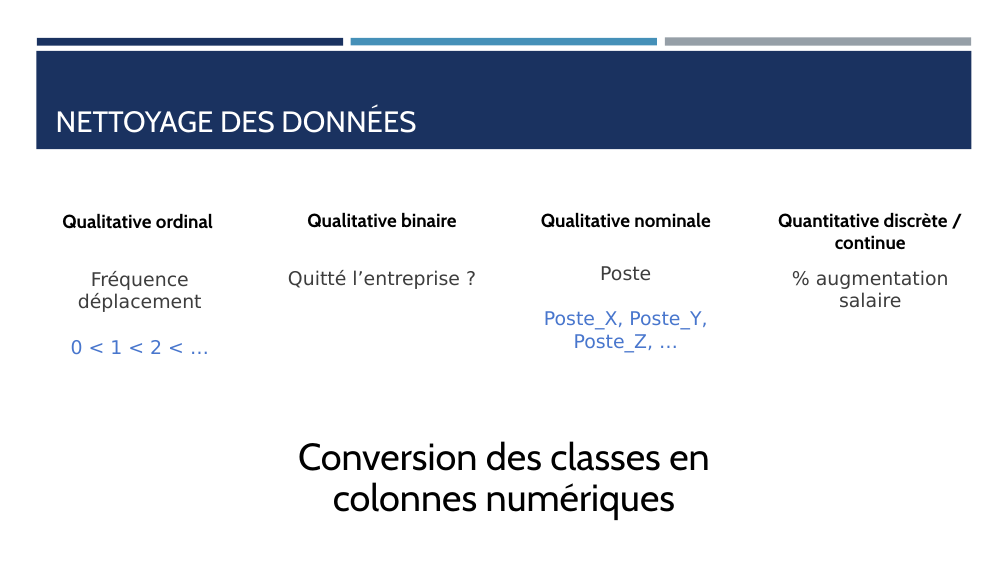
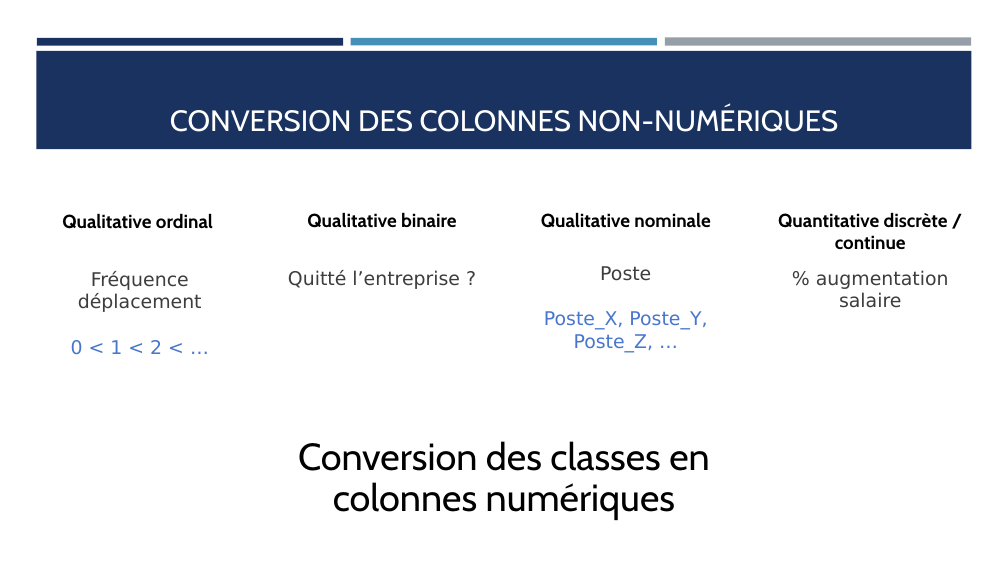
Before and after one commit to Ace4teaM/OCR-NovaTech, a slide deck: slide 13 of Presentation.pptx (slide 7 before the commit). Drawn at 1008x567 pixels with LibreOffice and Linux fonts; fonts in the diff are those of the drawing. Boxes give left, top, right and bottom in pixels: in the first picture for what was removed or moved away, otherwise in the second. Text is boxed around its words. In the diff, an @@ line names an element or a change of style, - is before the commit and + after.

```diff
--- a/Presentation.pptx
+++ b/Presentation.pptx
@@ title at (x1=170, y1=106, x2=838, y2=132): text changed @@
-NETTOYAGE DES DONNÉES
+CONVERSION DES COLONNES NON-NUMÉRIQUES
```
Also in this commit, not shown: 16 other slides changed, 12 slides added, 3 slides removed, 2 other files.
